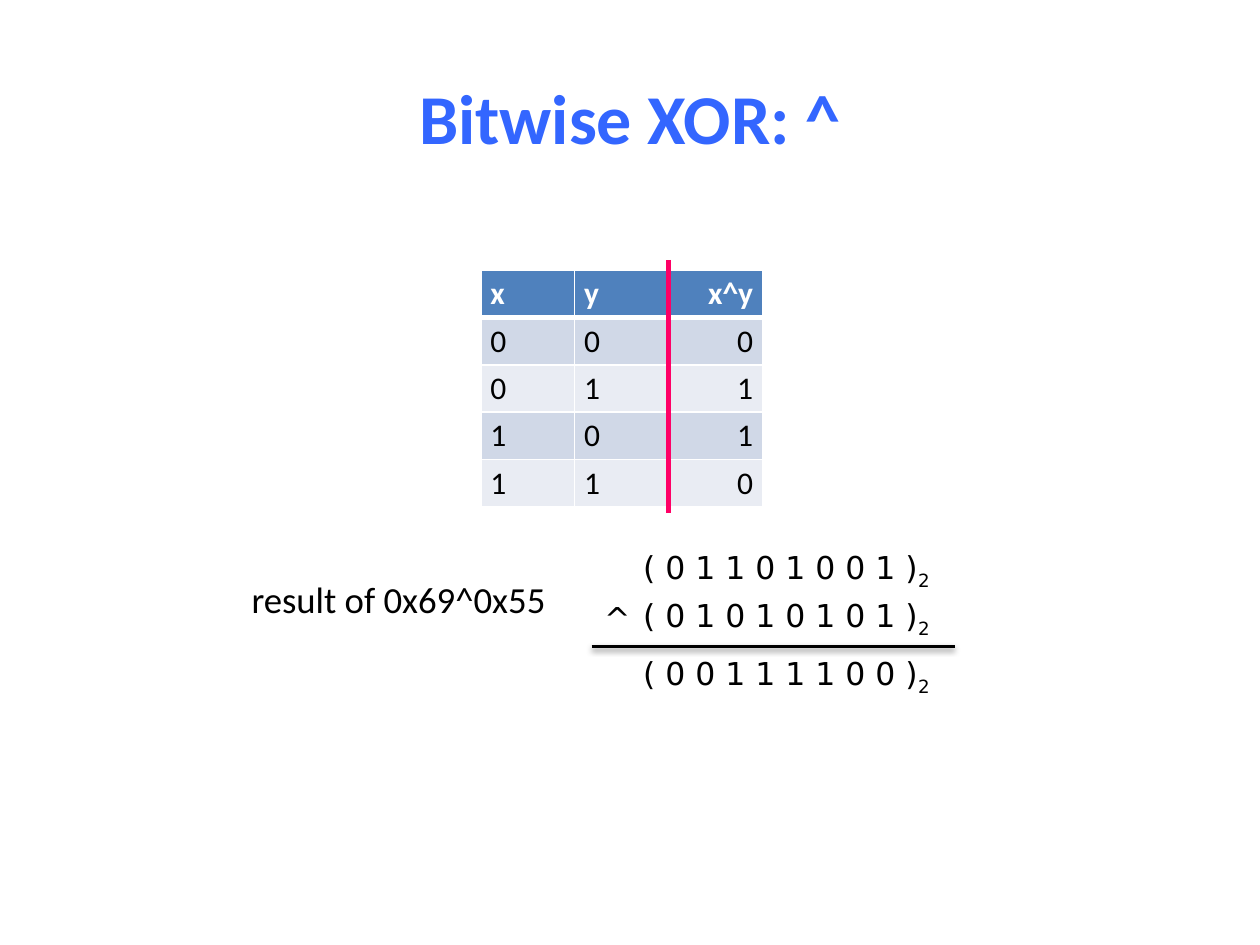
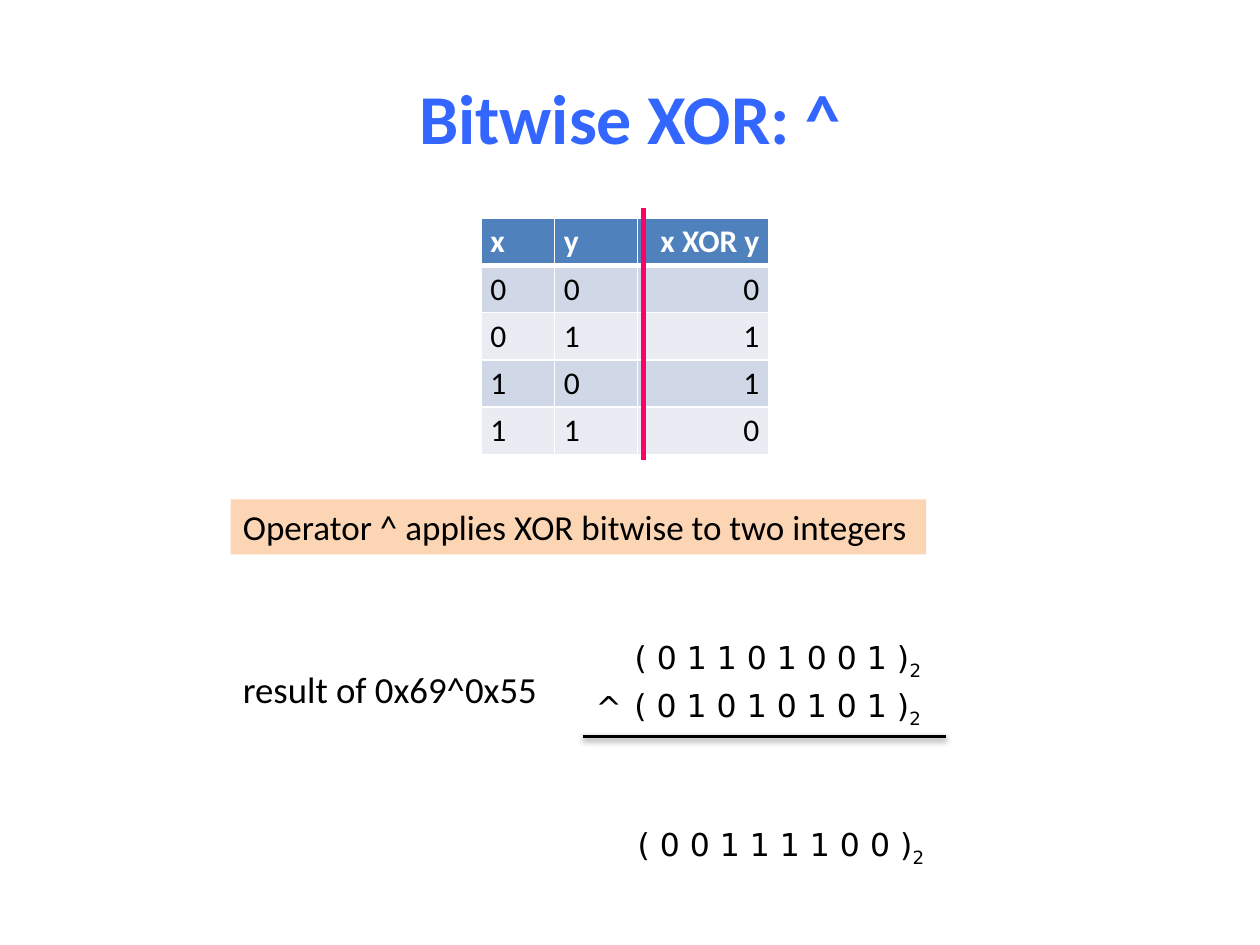
Before and after one commit to NYU-CSO/nyu-cso.github.io, a slide deck: slide 20 of notes/04-C_Basics.pptx. Drawn at 1260x945 pixels with LibreOffice and Linux fonts; fonts in the diff are those of the drawing. Boxes give left, top, right and bottom in pixels: in the first picture for what was removed or moved away, otherwise in the second. Text is boxed around its words. In the diff, an @@ line names an element or a change of style, - is before the commit and + after.

```diff
--- a/notes/04-C_Basics.pptx
+++ b/notes/04-C_Basics.pptx
@@ line moved from (668, 260) - (668, 513) to (644, 208) - (644, 460) @@
@@ table at [481,218,770,455] @@
-row 1, column 3: x^y
+row 1, column 3: x XOR y
@@ table: place and size @@
-table at [481,271,765,508]
+table at [481,218,770,455]
@@ rectangle added at [231,499,926,554], fill #FCD5B5, 20 pt, text #000000 @@
+Operator ^ applies XOR bitwise to two integers
@@ 4 texts, 1 line: place and size @@
-4 texts, 1 line at [252,555,955,646]
+4 texts, 1 line at [243,645,946,737]
@@ text "( 0 0 1 1 ...": place and size @@
-text "( 0 0 1 1 ..." at [665,661,930,693]
+text "( 0 0 1 1 ..." at [660,832,925,864]
```
Also in this commit, not shown: 27 other slides changed, 2 slides added, 3 slides removed, 2 other files.
